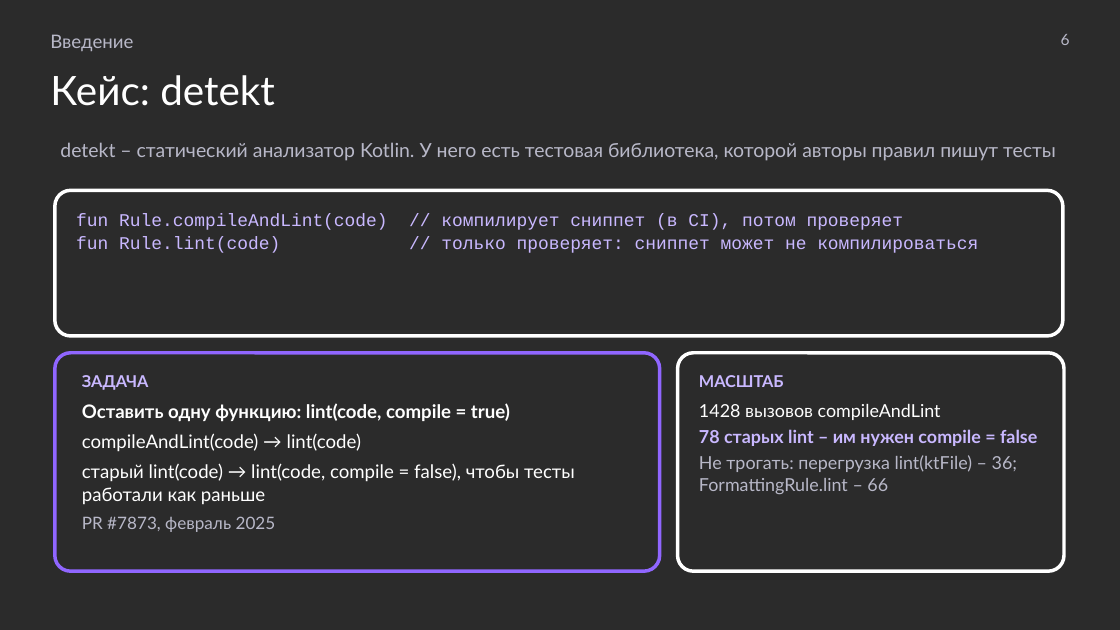
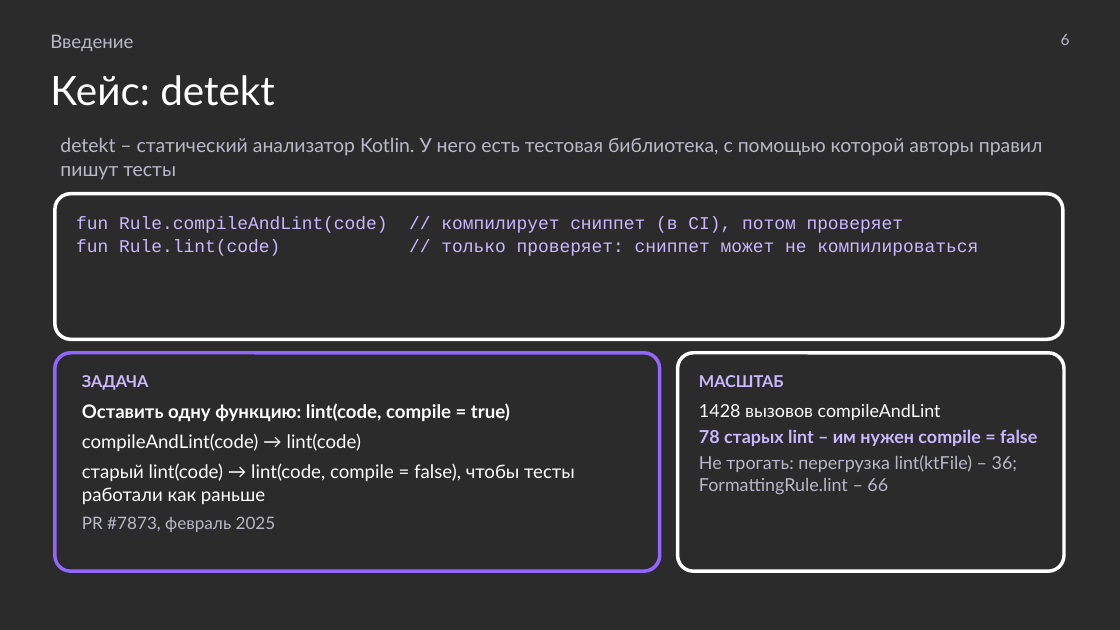
Before and after one commit to MchKosticyn/ide-refactoring-in-ai-agents, a slide deck: slide 6 of Доклад_ Рефакторинг в ИИ-агентах.pptx. Drawn at 1120x630 pixels with LibreOffice and Linux fonts; fonts in the diff are those of the drawing; background and template pictures are left out; a plain dark background stands for a picture behind light text. Boxes give left, top, right and bottom in pixels: in the first picture for what was removed or moved away, otherwise in the second. Text is boxed around its words. In the diff, an @@ line names an element or a change of style, - is before the commit and + after.

```diff
--- a/Доклад_ Рефакторинг в ИИ-агентах.pptx
+++ b/Доклад_ Рефакторинг в ИИ-агентах.pptx
@@ text at (60,137,1043,180): text changed @@
-detekt – статический анализатор Kotlin. У него есть тестовая библиотека, которой авторы правил пишут тесты
+detekt – статический анализатор Kotlin. У него есть тестовая библиотека, с помощью которой авторы правил пишут тесты
@@ rounded rectangle "fun Rule.compileAndLint(code) // компилирует сниппет ...": place and size @@
-rounded rectangle "fun Rule.compileAndLint(code) // компилирует сниппет ..." at (55,190,1063,336)
+rounded rectangle "fun Rule.compileAndLint(code) // компилирует сниппет ..." at (55,194,1063,339)
```
Also in this commit, not shown: 4 other slides changed, 1 other file.
